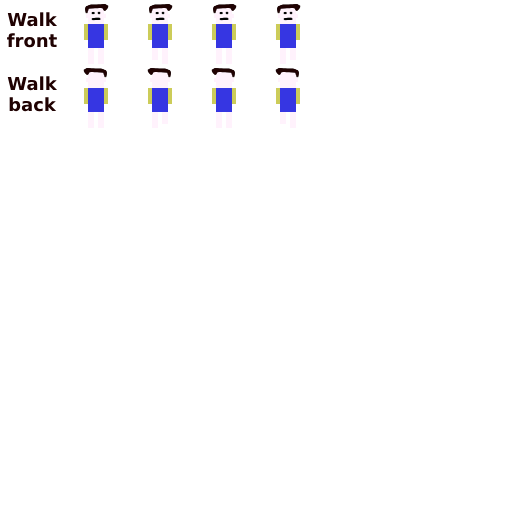
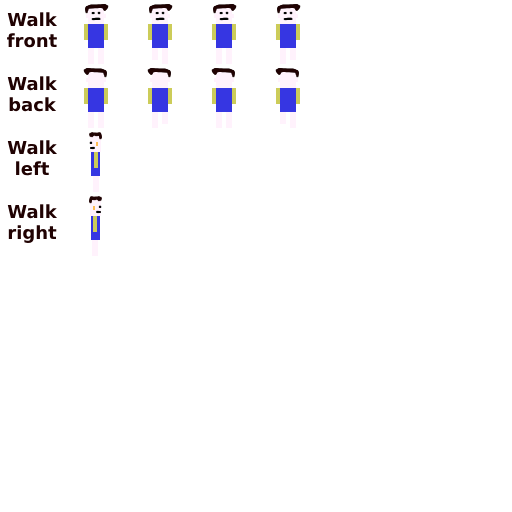
Layered file, before and after one edit (512x512). Changes by layer:
added group "walk_right" with 14 layers in group "frames" over bbox(7, 196, 102, 243)
added layer "Walk left" (1st of 2, in "frames" › "walk_right") in group "walk_right" over bbox(7, 204, 57, 243)
added layer "hair_left" (1st of 2, in "frames" › "walk_right") in group "walk_right" over bbox(89, 196, 102, 204)
added layer "face_left" (1st of 2, in "frames" › "walk_right") in group "walk_right" over bbox(96, 205, 102, 214)
added group "walk_left" with 14 layers in group "frames" over bbox(7, 132, 102, 176)
added layer "Walk left" (2nd of 2, in "frames" › "walk_left") in group "walk_left" over bbox(7, 140, 57, 176)
added layer "hair_left" (2nd of 2, in "frames" › "walk_left") in group "walk_left" over bbox(89, 132, 102, 140)
added layer "face_left" (2nd of 2, in "frames" › "walk_left") in group "walk_left" over bbox(89, 141, 95, 150)
